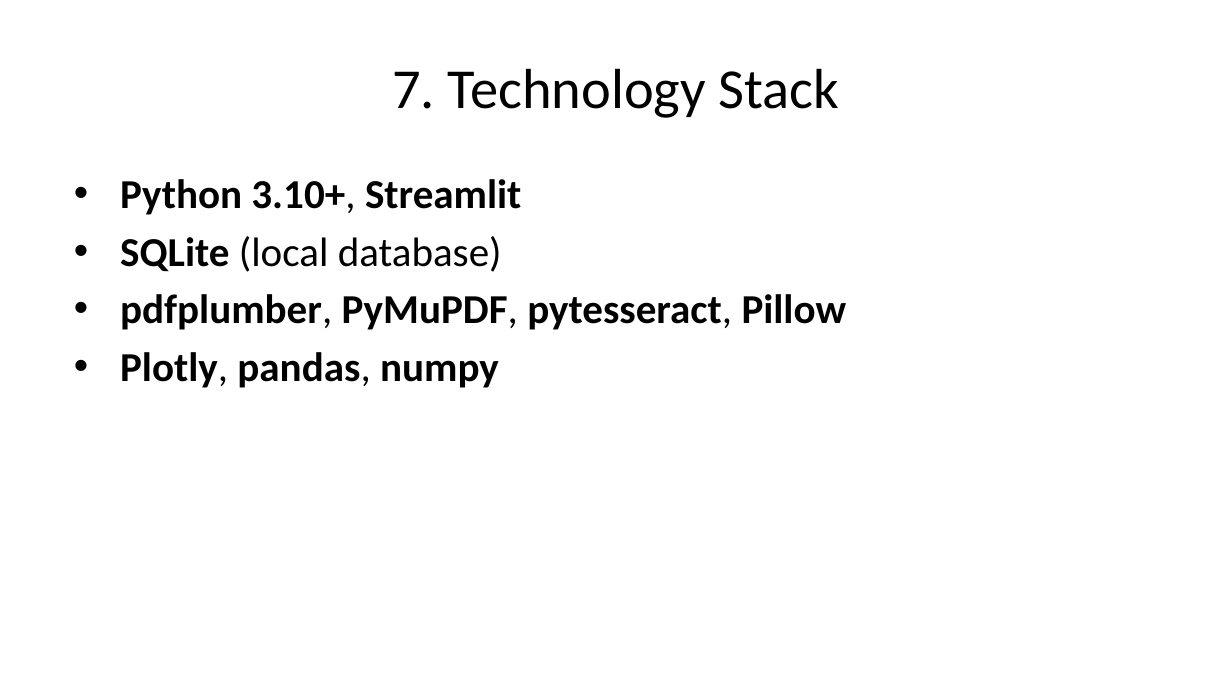
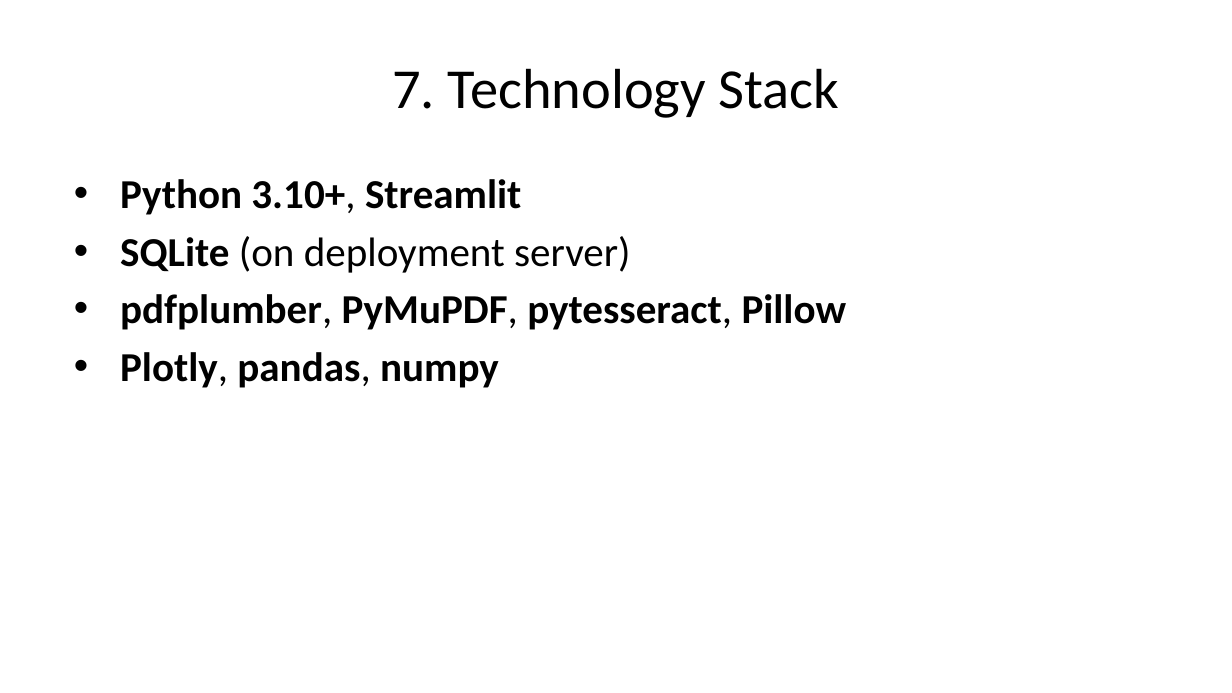
Before and after one commit to itsmehari/MedGuardian, a slide deck: slide 9 of MedGuardian_Presentation.pptx. Drawn at 1232x693 pixels with LibreOffice and Linux fonts; fonts in the diff are those of the drawing. Boxes give left, top, right and bottom in pixels: in the first picture for what was removed or moved away, otherwise in the second. Text is boxed around its words. In the diff, an @@ line names an element or a change of style, - is before the commit and + after.

```diff
--- a/MedGuardian_Presentation.pptx
+++ b/MedGuardian_Presentation.pptx
@@ text at (120,236,630,273): text changed @@
-• SQLite (local database)
+• SQLite (on deployment server)
```
Also in this commit, not shown: 8 other slides changed, 2 slides added, 4 other files.
